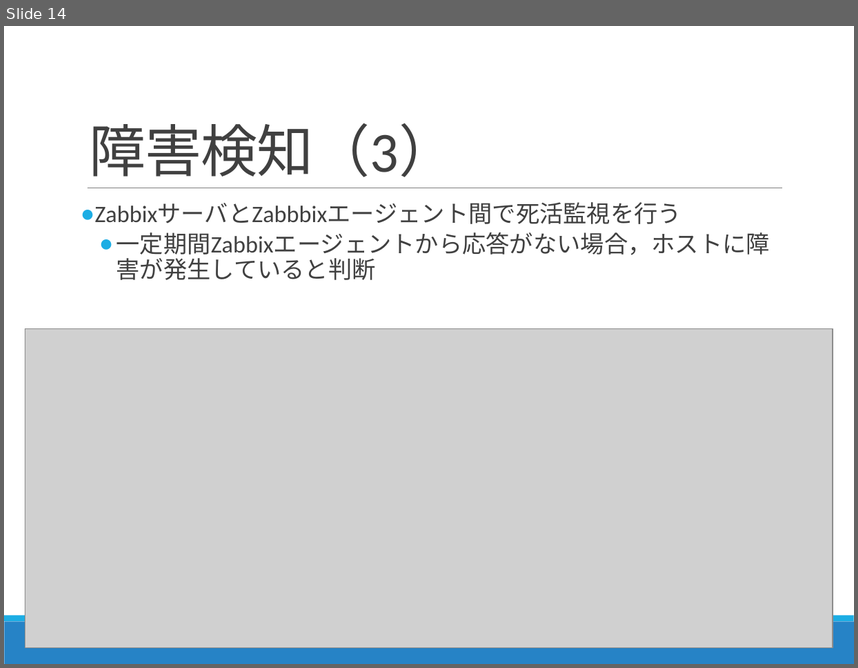
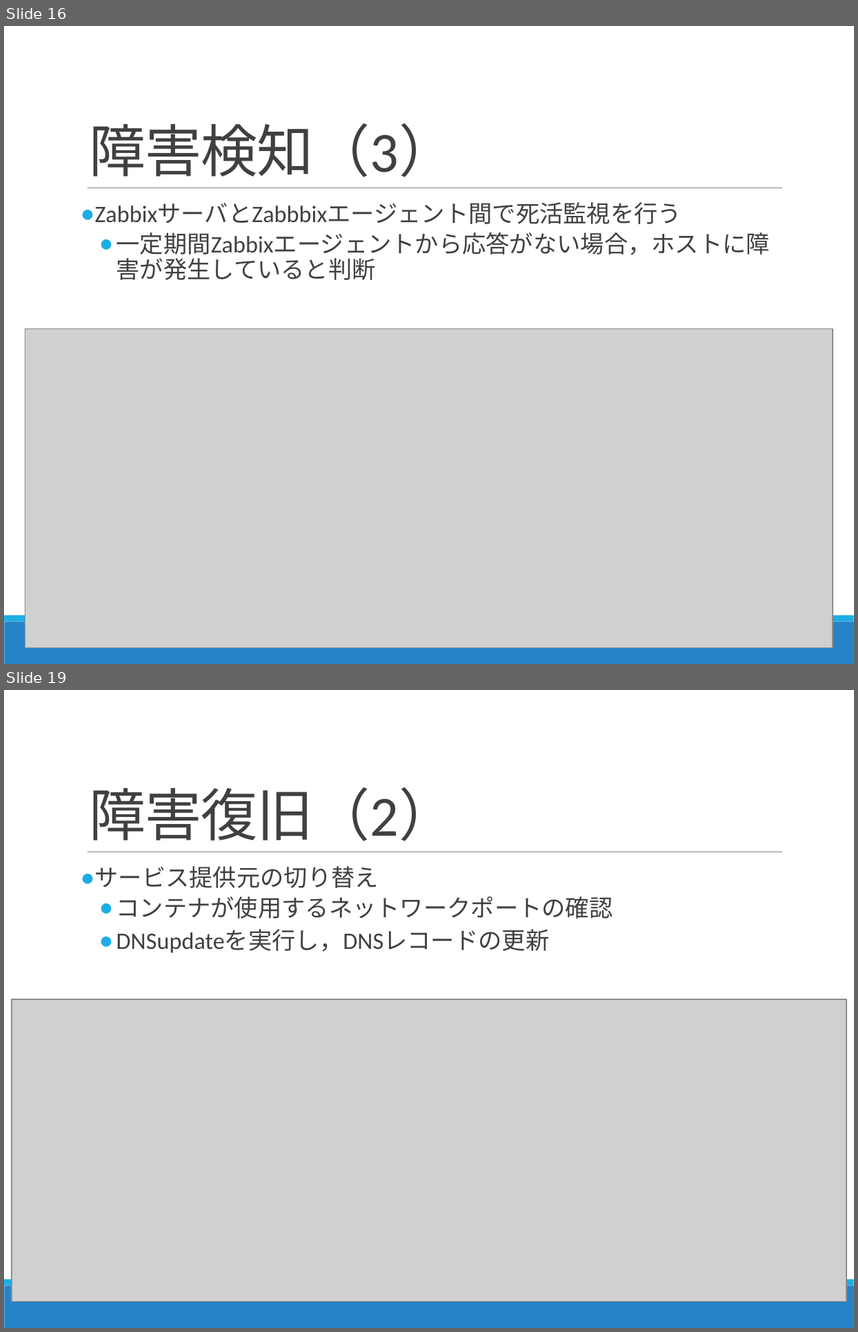
Before and after one commit to Kota0823/Document, a slide deck: 輪講2019-1_鈴木洸太.pptx. Shown one above the other, each under a label of ours: slide 14 before the commit, slides 16 and 19 after it; the slides between them are not shown. The pictures are 858x668 and 858x1332 pixels, drawn with LibreOffice and Linux fonts; fonts in the diff are those of the drawing; grey boxes stand for pictures. Boxes give left, top, right and bottom in pixels: in the first picture for what was removed or moved away, otherwise in the second. Text is boxed around its words. In the diff, an @@ line names an element or a change of style, - is before the commit and + after.

```diff
--- a/輪講2019-1_鈴木洸太.pptx
+++ b/輪講2019-1_鈴木洸太.pptx
@@ slide 19 added at bbox=[4, 690, 854, 1328], background #FFFFFF; not listed: 3 template elements that a slide beside it also shows @@
@@ title added at bbox=[89, 787, 455, 841], 48 pt, text #404040 @@
+障害復旧（2）
@@ text added at bbox=[95, 866, 613, 953], 20 pt, text #404040 @@
+● サービス提供元の切り替え
+  ● コンテナが使用するネットワークポートの確認
+  ● DNSupdateを実行し，DNSレコードの更新
@@ picture added at bbox=[12, 999, 846, 1301] @@
@@ what was slide 14 is now slide 16 @@
```
Also in this commit, not shown: 6 slides changed, 10 other slides added, 1 other file.
